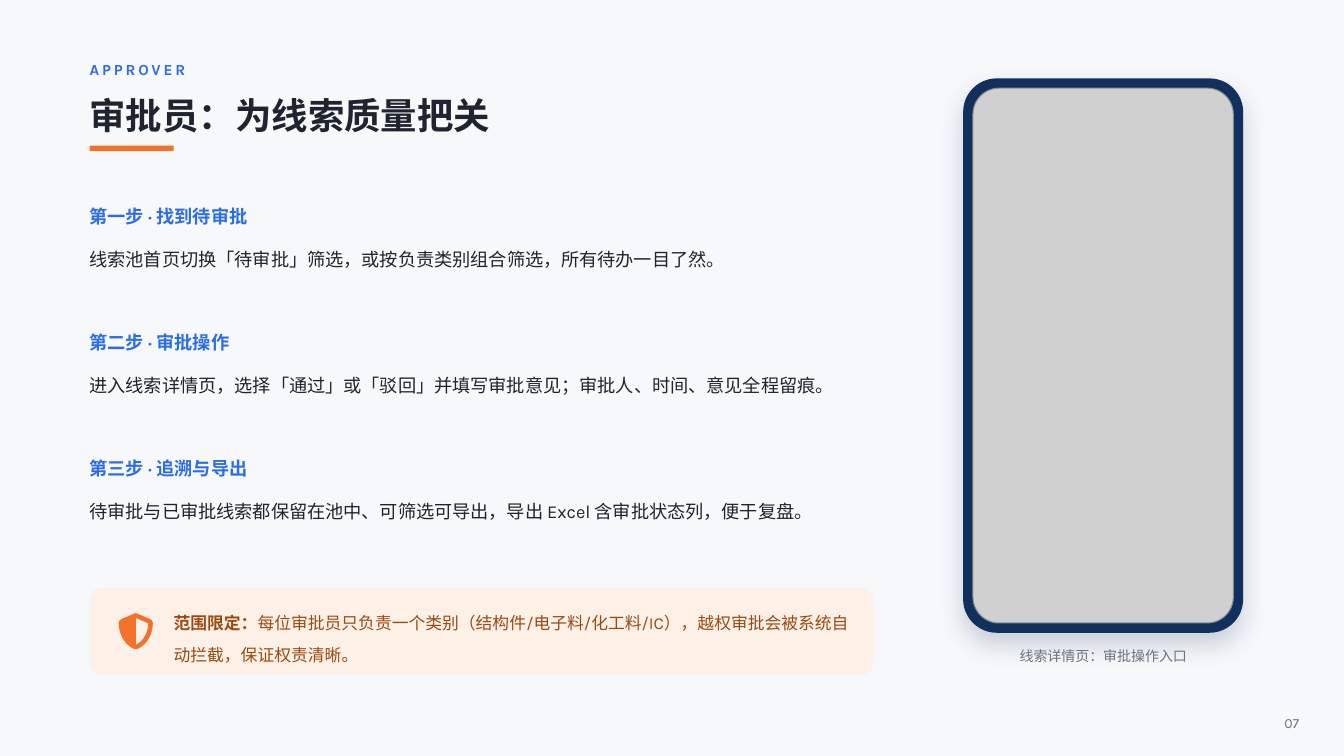
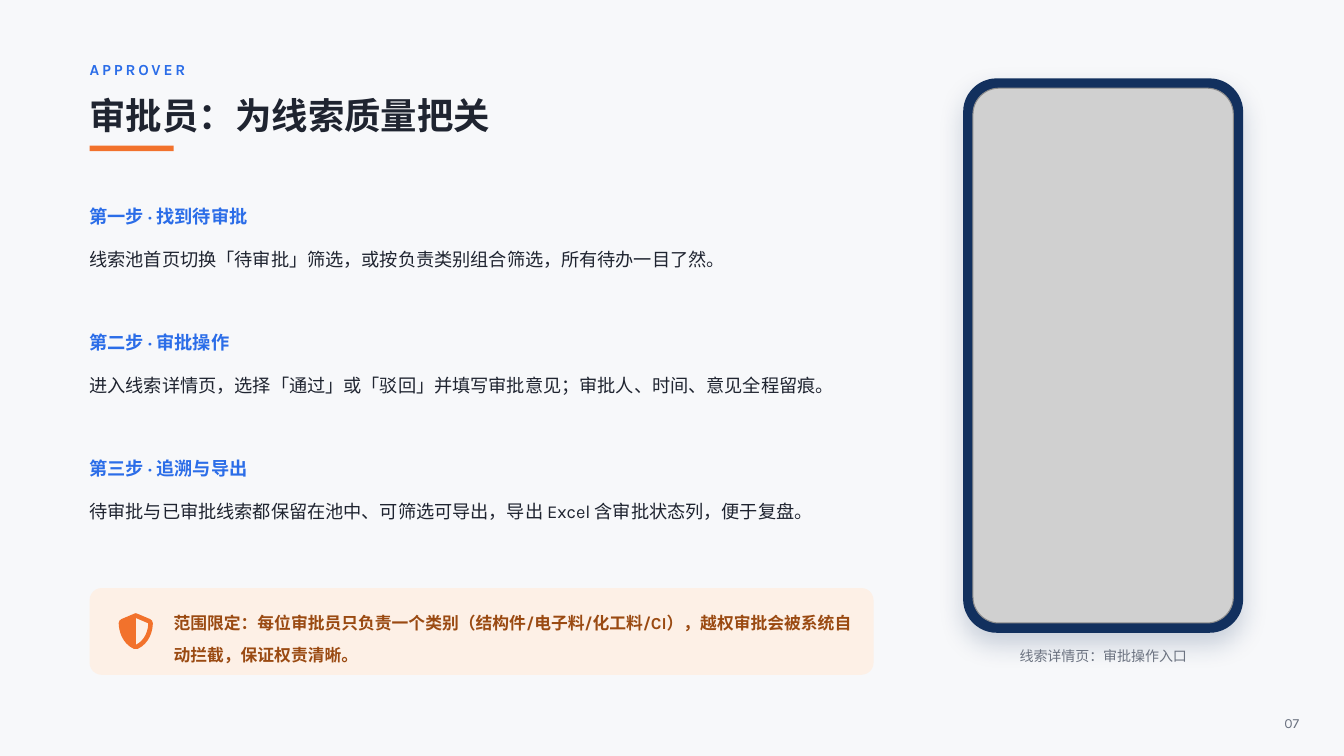
Before and after one commit to Temp816/clue-pool, a slide deck: slide 7 of manual/线索池Beta_隋振亚_AI竞赛.pptx. Drawn at 1344x756 pixels with LibreOffice and Linux fonts; fonts in the diff are those of the drawing; grey boxes stand for pictures. Boxes give left, top, right and bottom in pixels: in the first picture for what was removed or moved away, otherwise in the second. Text is boxed around its words. In the diff, an @@ line names an element or a change of style, - is before the commit and + after.

```diff
--- a/manual/线索池Beta_隋振亚_AI竞赛.pptx
+++ b/manual/线索池Beta_隋振亚_AI竞赛.pptx
@@ text at box(174, 614, 852, 663): text changed; bold on @@
-范围限定：每位审批员只负责一个类别（结构件/电子料/化工料/IC），越权审批会被系统自动拦截，保证权责清晰。
+范围限定：每位审批员只负责一个类别（结构件/电子料/化工料/CI），越权审批会被系统自动拦截，保证权责清晰。
```
Also in this commit, not shown: 5 other slides changed, 3 other files.
